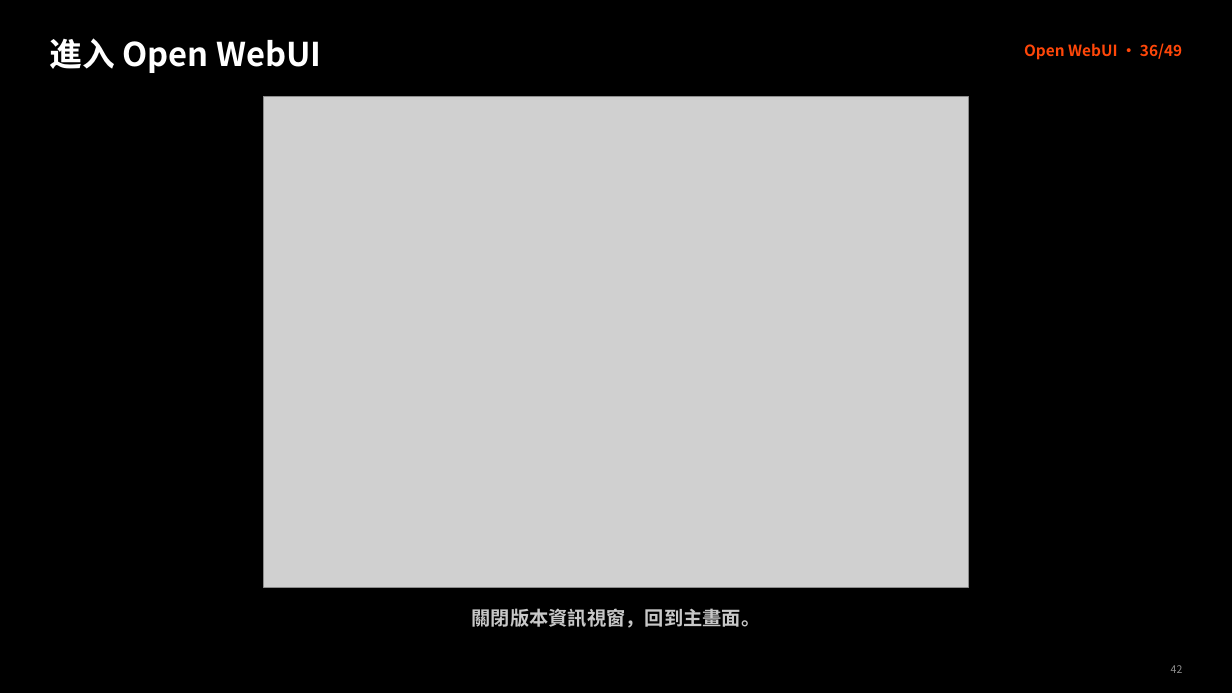
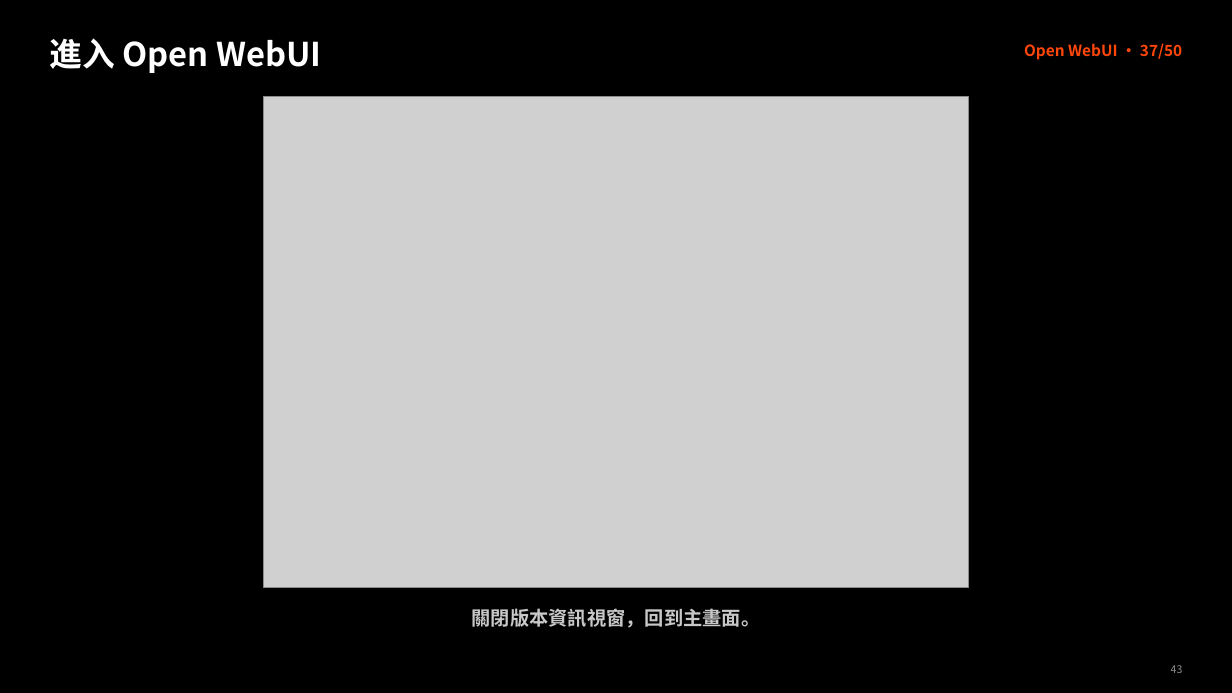
Before and after one commit to lee0401g/project-delivery_3LM, a slide deck: slide 43 of 地端AI建置實作.pptx (slide 42 before the commit). Drawn at 1232x693 pixels with LibreOffice and Linux fonts; fonts in the diff are those of the drawing; grey boxes stand for pictures. Boxes give left, top, right and bottom in pixels: in the first picture for what was removed or moved away, otherwise in the second. Text is boxed around its words. In the diff, an @@ line names an element or a change of style, - is before the commit and + after.

```diff
--- a/地端AI建置實作.pptx
+++ b/地端AI建置實作.pptx
@@ text at [1024, 43, 1182, 60]: text changed @@
-Open WebUI · 36/49
+Open WebUI · 37/50
```
Also in this commit, not shown: 51 other slides changed, 4 slides added, 2 slides removed, 2 other files.
